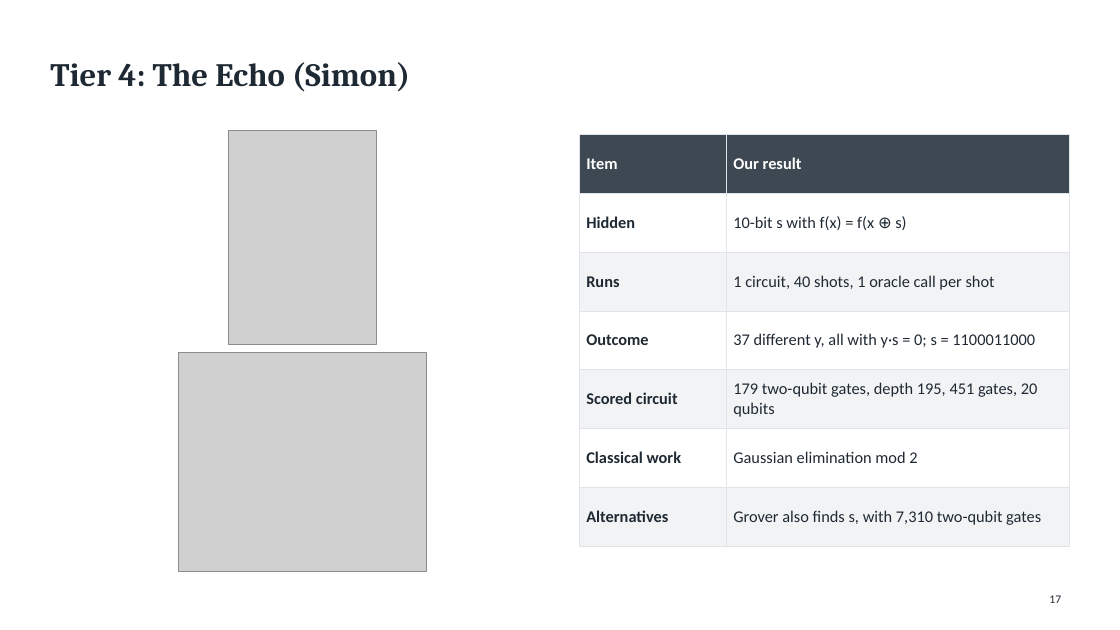
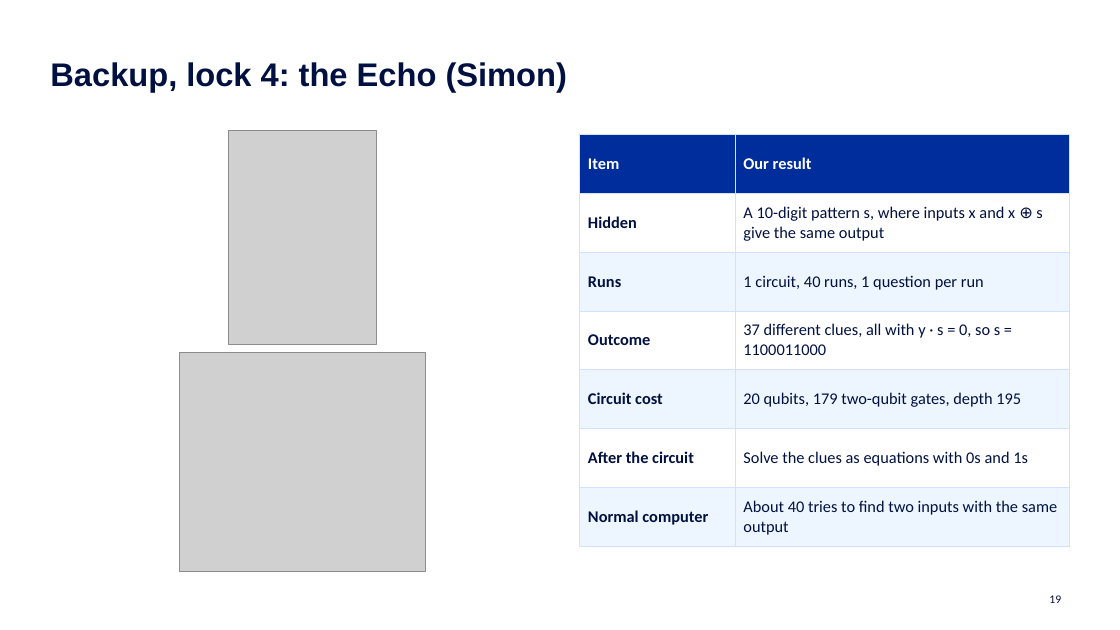
Before and after one commit to QuantumCryptography-at-Qiskit-OSU/Submission, a slide deck: slide 19 of slides/Cryptographers.pptx (slide 17 before the commit). Drawn at 1120x630 pixels with LibreOffice and Linux fonts; fonts in the diff are those of the drawing; grey boxes stand for pictures. Boxes give left, top, right and bottom in pixels: in the first picture for what was removed or moved away, otherwise in the second. Text is boxed around its words. In the diff, an @@ line names an element or a change of style, - is before the commit and + after.

```diff
--- a/slides/Cryptographers.pptx
+++ b/slides/Cryptographers.pptx
@@ title at box(50, 62, 567, 92): text changed; font Cambria to Arial; text colour #1F2933 to #001141 @@
-Tier 4: The Echo (Simon)
+Backup, lock 4: the Echo (Simon)
@@ table at box(580, 134, 1070, 539) @@
-row 2, column 2: 10-bit s with f(x) = f(x ⊕ s)
+row 2, column 2: A 10-digit pattern s, where inputs x and x ⊕ s give the same output
-row 3, column 2: 1 circuit, 40 shots, 1 oracle call per shot
+row 3, column 2: 1 circuit, 40 runs, 1 question per run
-row 4, column 2: 37 different y, all with y·s = 0; s = 1100011000
+row 4, column 2: 37 different clues, all with y · s = 0, so s = 1100011000
-row 5, column 1: Scored circuit
+row 5, column 1: Circuit cost
-row 5, column 2: 179 two-qubit gates, depth 195, 451 gates, 20 qubits
+row 5, column 2: 20 qubits, 179 two-qubit gates, depth 195
-row 6, column 1: Classical work
+row 6, column 1: After the circuit
-row 6, column 2: Gaussian elimination mod 2
+row 6, column 2: Solve the clues as equations with 0s and 1s
-row 7, column 1: Alternatives
+row 7, column 1: Normal computer
-row 7, column 2: Grover also finds s, with 7,310 two-qubit gates
+row 7, column 2: About 40 tries to find two inputs with the same output
@@ fill #3D4852 to #002D9C in row 1 @@
@@ fill #F1F3F5 to #EDF5FF in 6 cells @@
@@ text colour #1F2933 to #001141 in "Hidden", "Runs", "Outcome" @@
@@ borders changed @@
@@ page number at box(1049, 595, 1061, 603): text changed; text colour #1F2933 to #001141 @@
-17
+19
```
Also in this commit, not shown: 17 other slides changed, 7 slides added, 5 slides removed, 16 other files.
